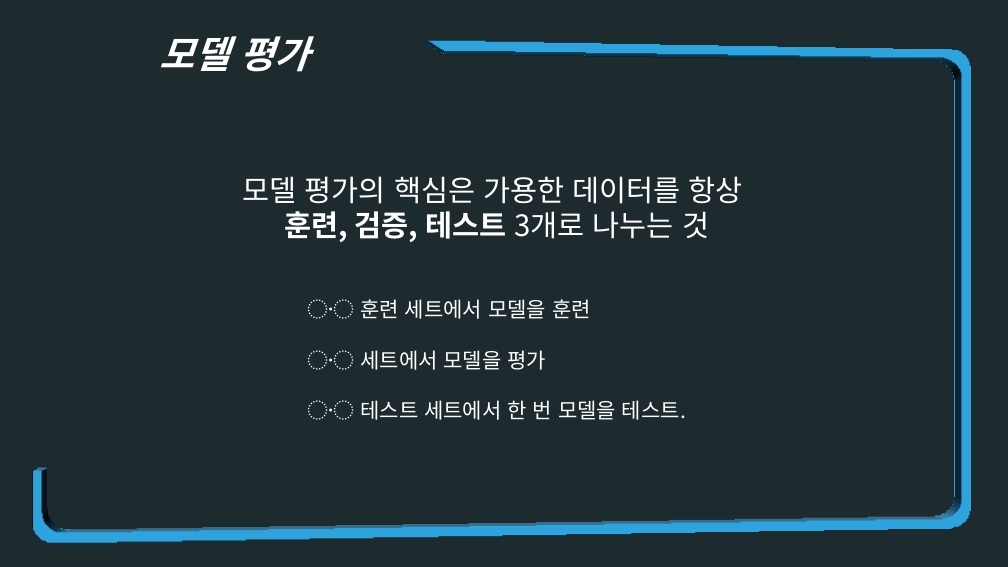
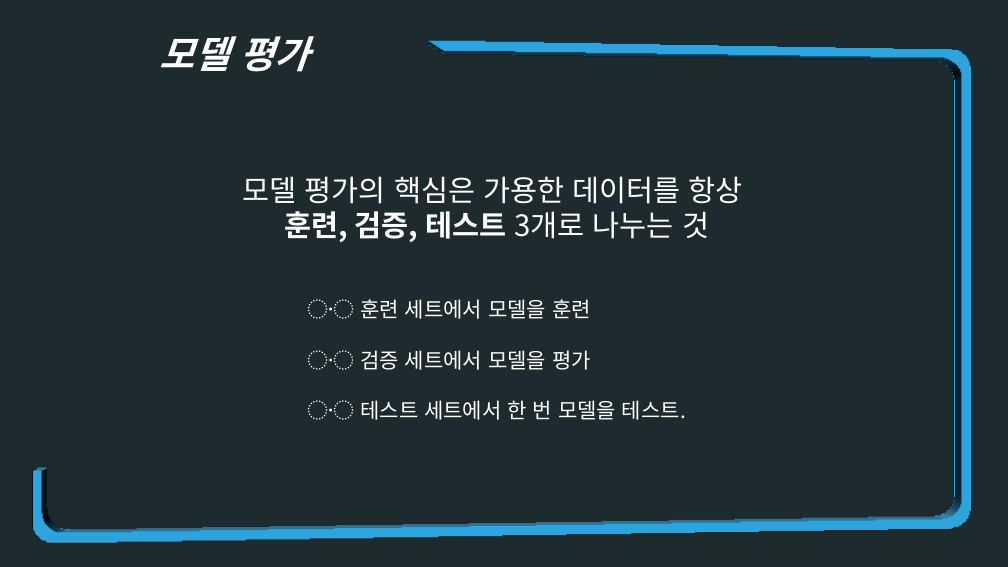
Before and after one commit to JoSihun/DeepLearningStudy, a slide deck: slide 9 of 01_TEAM_DATA/C팀/2주차_3장,4장_C팀_이상원.pptm. Drawn at 1008x567 pixels with LibreOffice and Linux fonts; fonts in the diff are those of the drawing. Boxes give left, top, right and bottom in pixels: in the first picture for what was removed or moved away, otherwise in the second. Text is boxed around its words. In the diff, an @@ line names an element or a change of style, - is before the commit and + after.

```diff
--- a/01_TEAM_DATA/C팀/2주차_3장,4장_C팀_이상원.pptm
+++ b/01_TEAM_DATA/C팀/2주차_3장,4장_C팀_이상원.pptm
@@ text at bbox=[307, 350, 591, 370]: text changed @@
-〮 세트에서 모델을 평가
+〮 검증 세트에서 모델을 평가
```
Also in this commit, not shown: 3 other slides changed.
